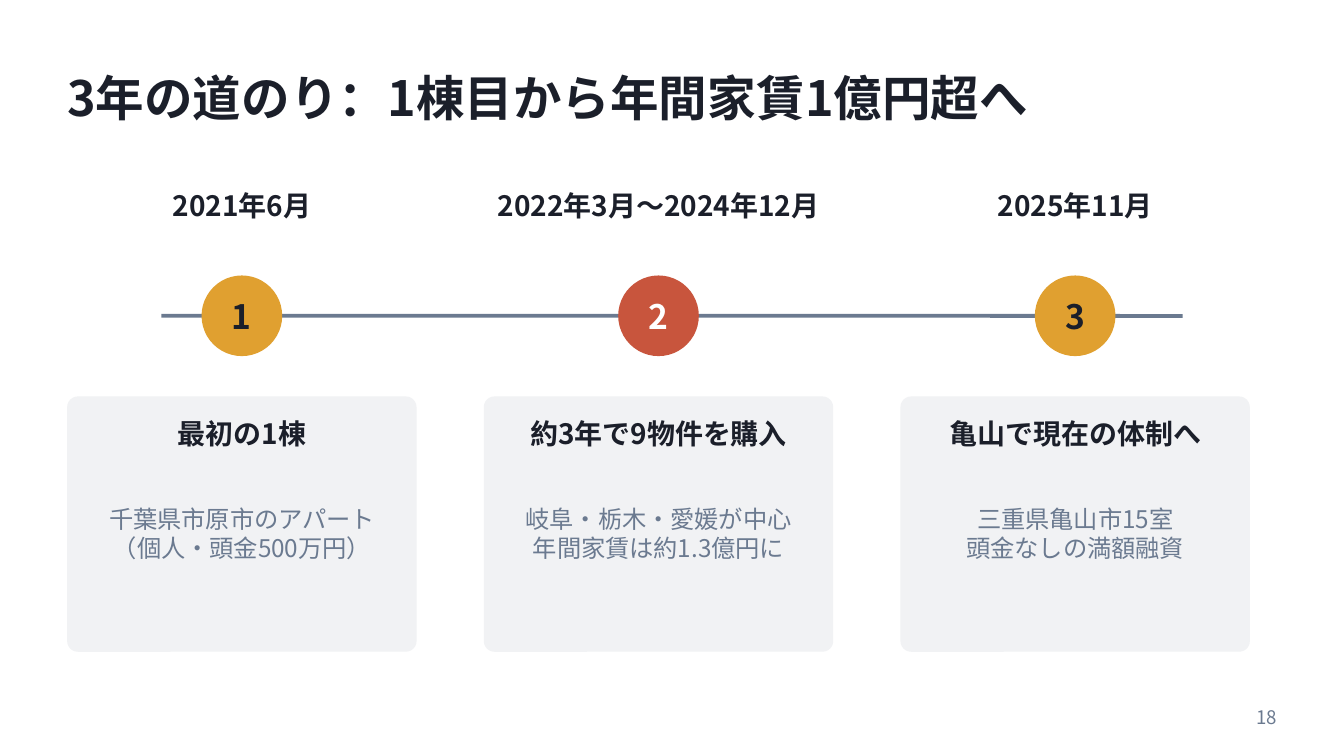
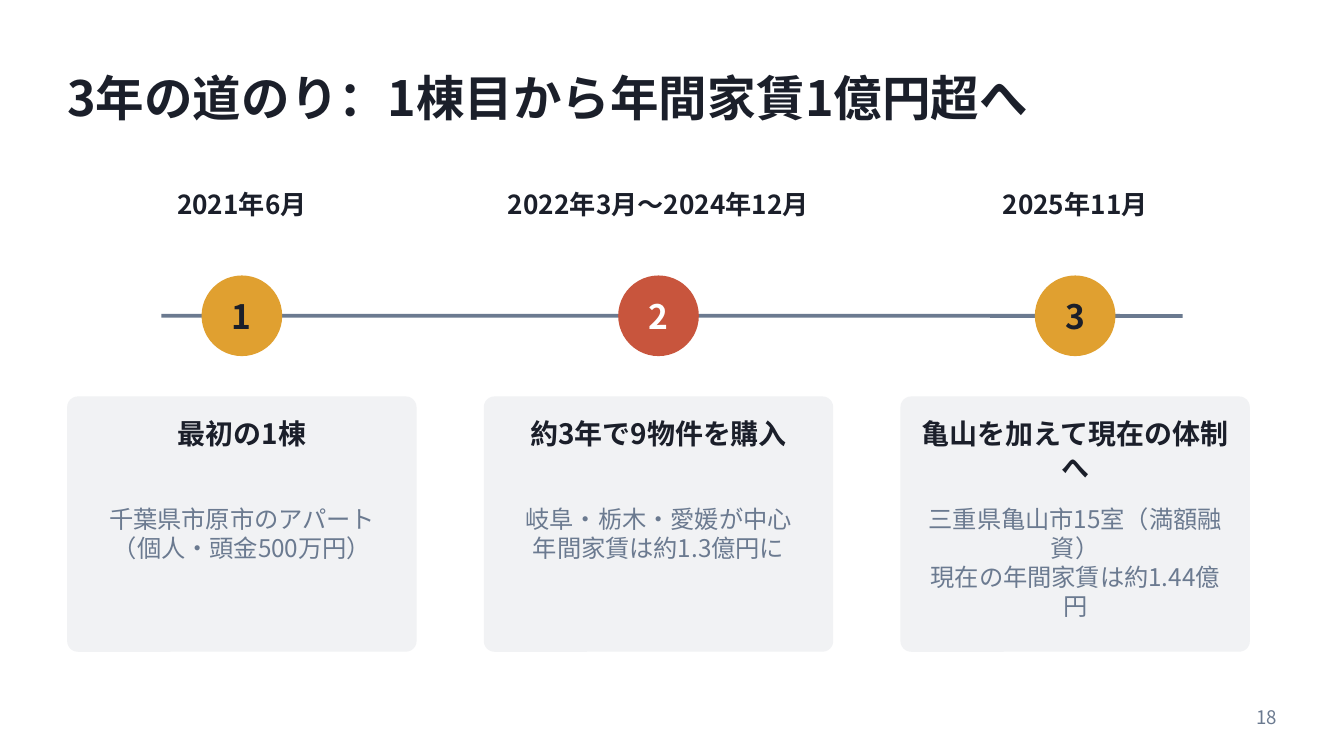
Before and after one commit to daisuke2009/avatars1, a slide deck: slide 18 of presentations/20261023_弱者の戦略_発表資料.pptx. Drawn at 1344x756 pixels with LibreOffice and Linux fonts; fonts in the diff are those of the drawing. Boxes give left, top, right and bottom in pixels: in the first picture for what was removed or moved away, otherwise in the second. Text is boxed around its words. In the diff, an @@ line names an element or a change of style, - is before the commit and + after.

```diff
--- a/presentations/20261023_弱者の戦略_発表資料.pptx
+++ b/presentations/20261023_弱者の戦略_発表資料.pptx
@@ text "2022年3月〜2024年12月" moved from (x1=498, y1=192, x2=820, y2=219) to (x1=508, y1=192, x2=809, y2=217) @@
@@ size 15 to 14 pt in 3 elements at (x1=177, y1=192, x2=307, y2=217), (x1=508, y1=192, x2=809, y2=217), (x1=1003, y1=192, x2=1148, y2=217) @@
@@ text at (x1=922, y1=420, x2=1229, y2=478): text changed @@
-亀山で現在の体制へ
+亀山を加えて現在の体制へ
@@ text at (x1=929, y1=507, x2=1222, y2=588): text changed @@
-三重県亀山市15室
-頭金なしの満額融資
+三重県亀山市15室（満額融資）
+現在の年間家賃は約1.44億円
```
Also in this commit, not shown: 3 other slides changed, 2 slides added, 1 slide removed.
